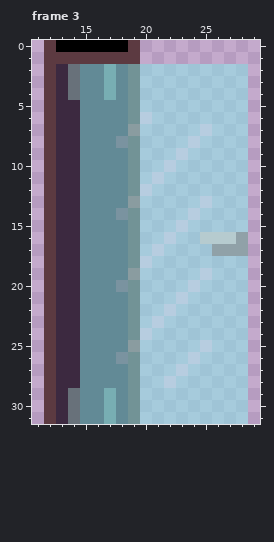
Pixel-art file: Assets/Doors/DoorWallGlass.ase. The picture above was drawn from the file before the commit.
32x32 pixels, 3 frames. Shown: frame 3: x 11..29, y 0..31. The commit also changed other frames, which this record leaves out.
New version:
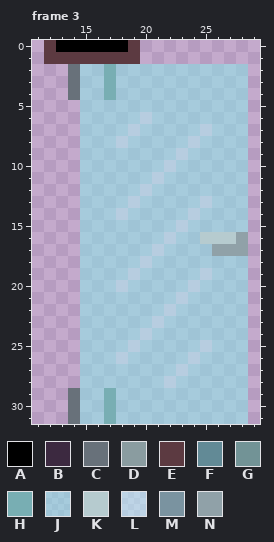
Palette (. is transparent): A #000000  B #3c2940  C #68717a  D #8a9ca0  E #5c3a41  F #628a96  G #729396  H #78aeb3  J #88ebeb80  K #b6cbcf  L #b8fdff80  M #7a93a0  N #90a1a8
The commit says: l16 update; removing frames from doors
Diff:
Frame 3, layer "Layer 1":
y 2..4: x 12..13 EB -> ..; x 15..16 FF -> JJ; x 18..19 FG -> JJ
y 5..6: x 12..19 EBBFFFFG -> ...JJJJJ
y 7: x 12..19 EBBFFFFD -> ...JJJJL
y 8: x 12..19 EBBFFFMG -> ...JJJLJ
y 9..12: x 12..19 EBBFFFFG -> ...JJJJJ
y 13: x 12..19 EBBFFFFD -> ...JJJJL
y 14: x 12..19 EBBFFFMG -> ...JJJLJ
y 15..18: x 12..19 EBBFFFFG -> ...JJJJJ
y 19: x 12..19 EBBFFFFD -> ...JJJJL
y 20: x 12..19 EBBFFFMG -> ...JJJLJ
y 21..24: x 12..19 EBBFFFFG -> ...JJJJJ
y 25: x 12..19 EBBFFFFD -> ...JJJJL
y 26: x 12..19 EBBFFFMG -> ...JJJLJ
y 27..28: x 12..19 EBBFFFFG -> ...JJJJJ
y 29..31: x 12..13 EB -> ..; x 15..16 FF -> JJ; x 18..19 FG -> JJ
